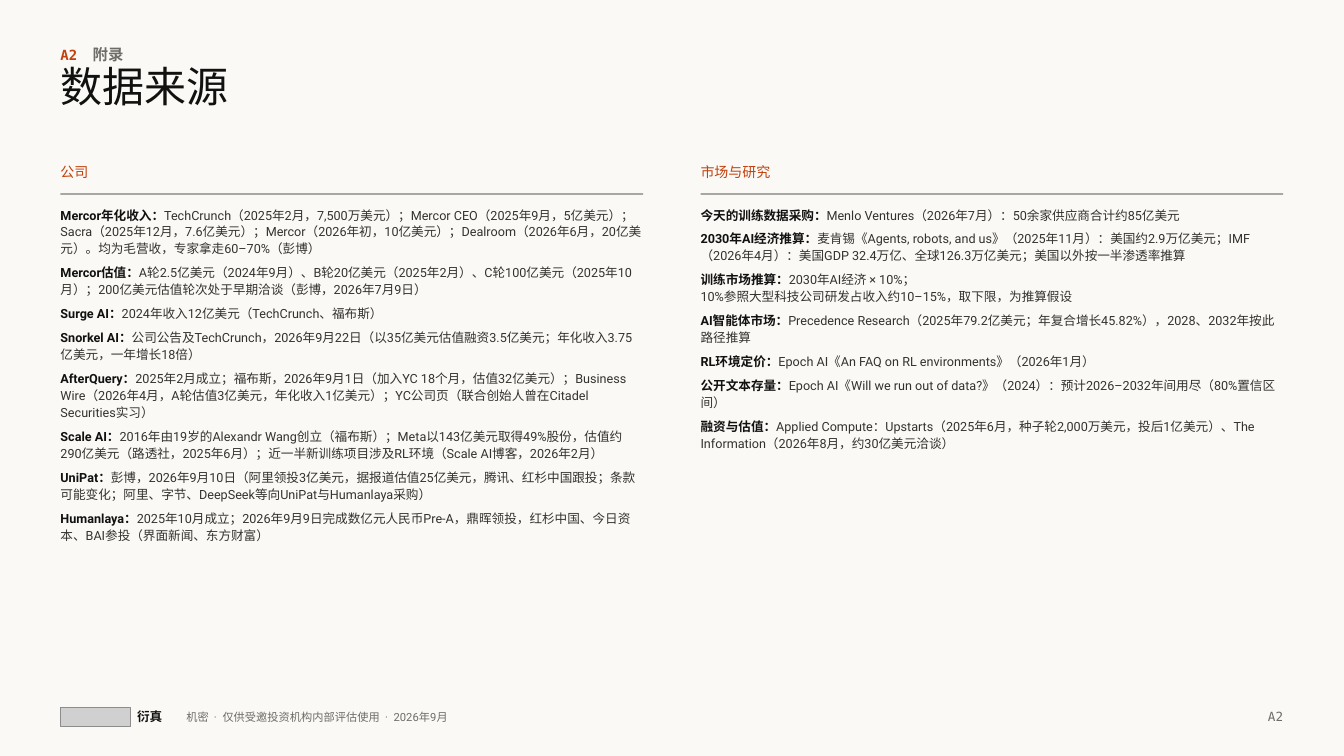
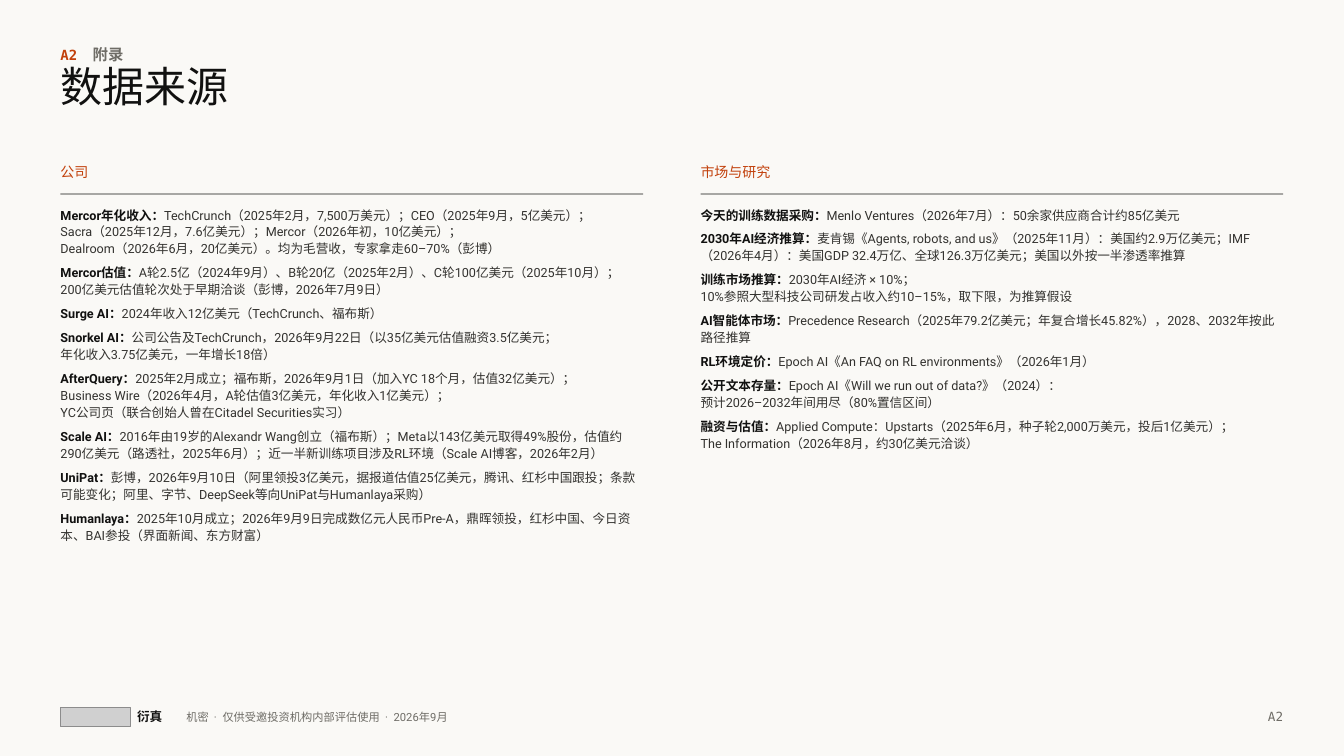
Before and after one commit to wangchen0802/Delta1, a slide deck: slide 21 of SimReal-BP-v27.pptx. Drawn at 1344x756 pixels with LibreOffice and Linux fonts; fonts in the diff are those of the drawing; grey boxes stand for pictures. Boxes give left, top, right and bottom in pixels: in the first picture for what was removed or moved away, otherwise in the second. Text is boxed around its words. In the diff, an @@ line names an element or a change of style, - is before the commit and + after.

```diff
--- a/SimReal-BP-v27.pptx
+++ b/SimReal-BP-v27.pptx
@@ text at (60,209,619,295): text changed @@
-Mercor年化收入：TechCrunch（2025年2月，7,500万美元）；Mercor CEO（2025年9月，5亿美元）；Sacra（2025年12月，7.6亿美元）；Mercor（2026年初，10亿美元）；Dealroom（2026年6月，20亿美元）。均为毛营收，专家拿走60–70%（彭博）
-Mercor估值：A轮2.5亿美元（2024年9月）、B轮20亿美元（2025年2月）、C轮100亿美元（2025年10月）；200亿美元估值轮次处于早期洽谈（彭博，2026年7月9日）
+Mercor年化收入：TechCrunch（2025年2月，7,500万美元）；CEO（2025年9月，5亿美元）；
+Sacra（2025年12月，7.6亿美元）；Mercor（2026年初，10亿美元）；
+Dealroom（2026年6月，20亿美元）。均为毛营收，专家拿走60–70%（彭博）
+Mercor估值：A轮2.5亿（2024年9月）、B轮20亿（2025年2月）、C轮100亿美元（2025年10月）；
+200亿美元估值轮次处于早期洽谈（彭博，2026年7月9日）
@@ text at (60,331,575,418): spaces changed @@
-Snorkel AI：公司公告及TechCrunch，2026年9月22日（以35亿美元估值融资3.5亿美元；年化收入3.75亿美元，一年增长18倍）
-AfterQuery：2025年2月成立；福布斯，2026年9月1日（加入YC 18个月，估值32亿美元）；Business Wire（2026年4月，A轮估值3亿美元，年化收入1亿美元）；YC公司页（联合创始人曾在Citadel Securities实习）
+Snorkel AI：公司公告及TechCrunch，2026年9月22日（以35亿美元估值融资3.5亿美元；
+年化收入3.75亿美元，一年增长18倍）
+AfterQuery：2025年2月成立；福布斯，2026年9月1日（加入YC 18个月，估值32亿美元）；
+Business Wire（2026年4月，A轮估值3亿美元，年化收入1亿美元）；
+YC公司页（联合创始人曾在Citadel Securities实习）
@@ text at (701,379,1234,449): text changed @@
-公开文本存量：Epoch AI《Will we run out of data?》（2024）：预计2026–2032年间用尽（80%置信区间）
-融资与估值：Applied Compute：Upstarts（2025年6月，种子轮2,000万美元，投后1亿美元）、The Information（2026年8月，约30亿美元洽谈）
+公开文本存量：Epoch AI《Will we run out of data?》（2024）：
+预计2026–2032年间用尽（80%置信区间）
+融资与估值：Applied Compute：Upstarts（2025年6月，种子轮2,000万美元，投后1亿美元）；
+The Information（2026年8月，约30亿美元洽谈）
```
Also in this commit, not shown: 6 other slides changed, 2 other files.
